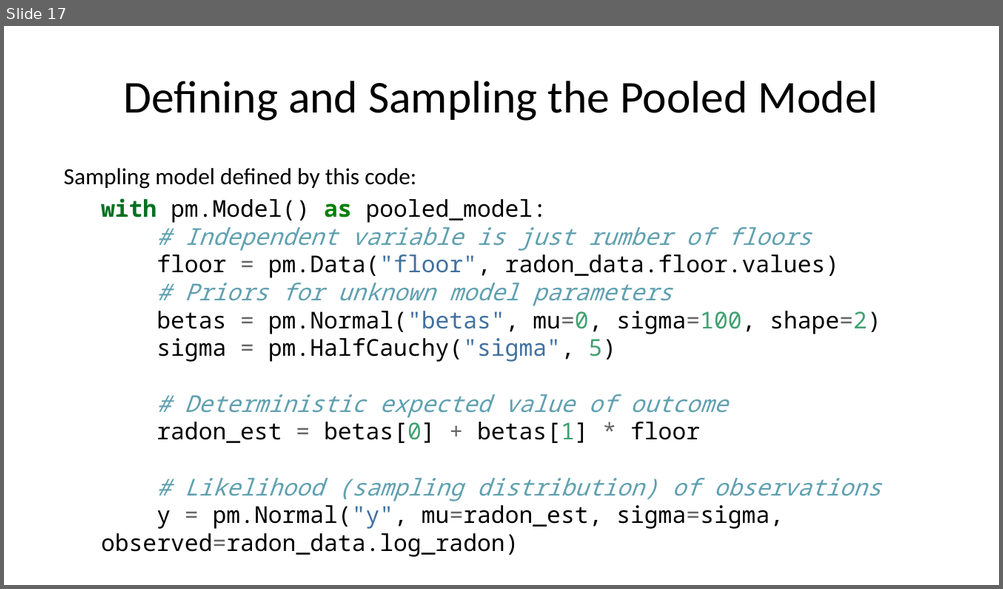
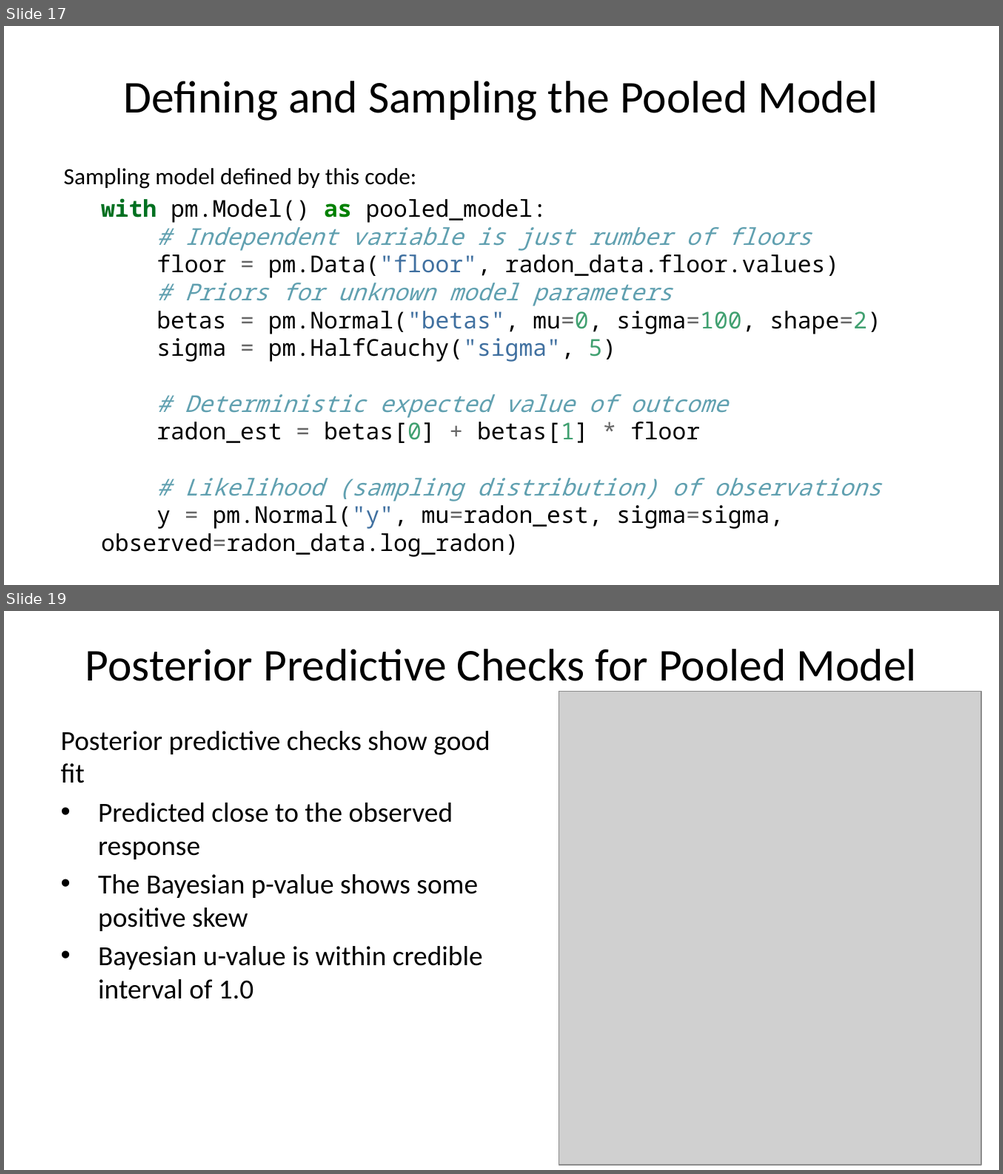
Before and after one commit to StephenElston/CSCI-E-83, a slide deck: LectureSlides/14_HierarchicalBayesModels.pptx. Shown one above the other, each under a label of ours: slide 17 before the commit, slides 17 and 19 after it; the slides between them are not shown. The pictures are 1003x589 and 1003x1174 pixels, drawn with LibreOffice and Linux fonts; fonts in the diff are those of the drawing; grey boxes stand for pictures. Boxes give left, top, right and bottom in pixels: in the first picture for what was removed or moved away, otherwise in the second. Text is boxed around its words. In the diff, an @@ line names an element or a change of style, - is before the commit and + after.

```diff
--- a/LectureSlides/14_HierarchicalBayesModels.pptx
+++ b/LectureSlides/14_HierarchicalBayesModels.pptx
@@ slide 19 added at [4,611,999,1170], background #FFFFFF @@
@@ title added at [85,649,916,692], 33 pt, text #000000 @@
+Posterior Predictive Checks for Pooled Model
@@ picture added at [559,692,982,1166] @@
@@ text added at [61,731,489,999], 20 pt, text #000000 @@
+Posterior predictive checks show good fit
+• Predicted close to the observed response
+• The Bayesian p-value shows some positive skew
+• Bayesian u-value is within credible interval of 1.0
```
Also in this commit, not shown: 4 slides changed, 5 other slides added.
